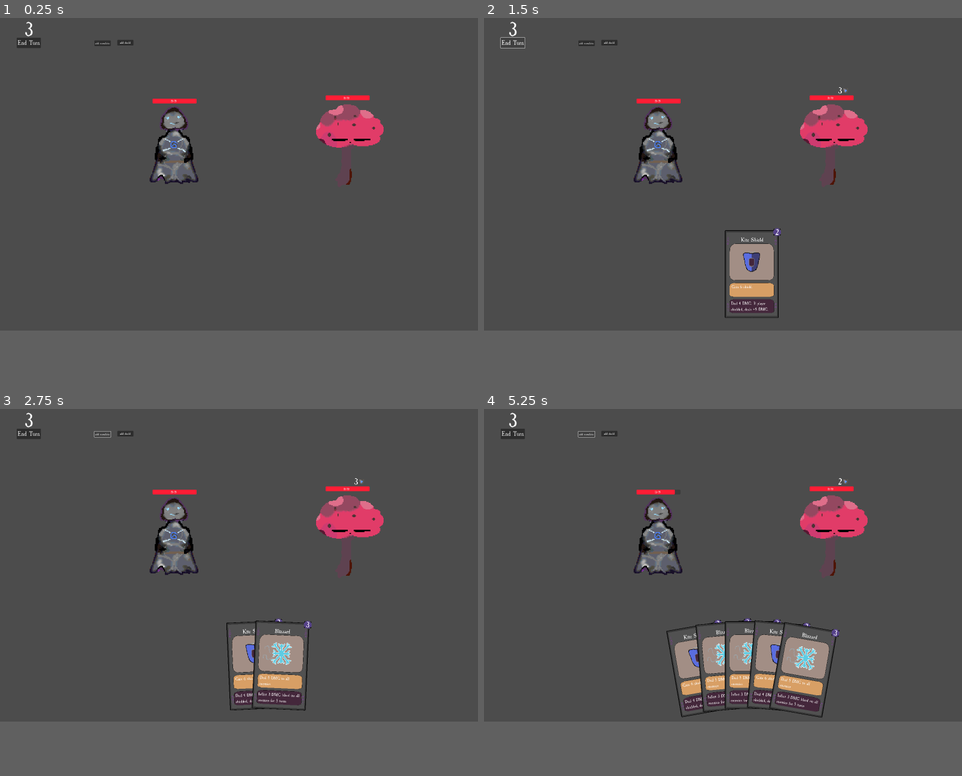
Above: before the commit, frames 1-4 (two rows, left to right).
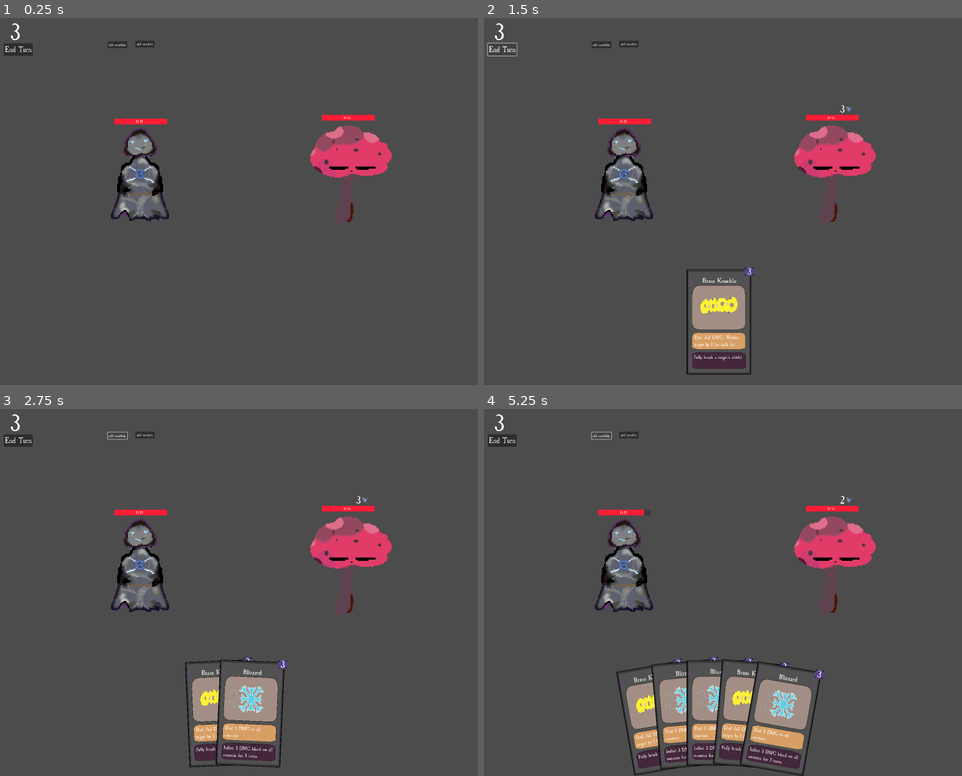
Above: after the commit, the same moments.

Repository: n0x1/Cardtrick
Game: Godot game, scene res://scenes/Main.tscn
The game is run twice, just before and just after one commit, with the same random seed, the same clock (stepped at 60 frames per second) and the same inputs.
Inputs:
- Up to frame 1 (0.25 s): no input
- Up to frame 2 (1.5 s): click "add shield" (after the commit: "add knuckles") at 0.5 s; click "End Turn" at 1.25 s
- Up to frame 3 (2.75 s): click "add snowflake" at 2 s
- Up to frame 4 (5.25 s): click "add snowflake" at 2.75 s; click "add shield" (after the commit: "add knuckles") at 3.5 s; click "End Turn" at 4.25 s; click "add snowflake" at 5 s
In our replay, the window is 800x533 before the commit and 800x624 after it. These sizes can differ from the game's own. Grey fills any space a smaller window leaves; there, only what the larger window draws over its background counts as a difference.

The runs differ from the first frame. In frame 1, 6.3% of the frame differs, in the area x 0-82%, y 0-56%; in frame 2, 10%; in frame 3, 12%; in frame 4, 17%, in the area x 0-82%, y 0-100%.

Commit message:
sounds and knuckles'

Diff:
--- a/project.godot
+++ b/project.godot
@@ -20,8 +20,8 @@
 
 [display]
 
-window/size/viewport_width=2400
-window/size/viewport_height=1600
+window/size/viewport_width=2000
+window/size/viewport_height=1560
 window/stretch/mode="viewport"
 
 [gui]
--- a/scenes/Main.tscn
+++ b/scenes/Main.tscn
@@ -18,15 +18,19 @@
 corner_radius_bottom_left = 4
 
 [node name="Main" type="Node2D" node_paths=PackedStringArray("player_character")]
+position = Vector2(-81, -3)
 script = ExtResource("1_wrmrq")
 player_character = NodePath("GameScreen/PlayerCharacter")
 
 [node name="GameController" type="Node2D" parent="."]
+position = Vector2(-207, 14)
 script = ExtResource("2_hmnxx")
 
 [node name="DeckHand" parent="." instance=ExtResource("1_vfrus")]
+position = Vector2(58, -17)
 
 [node name="GameScreen" type="Node2D" parent="."]
+position = Vector2(-207, 14)
 
 [node name="PlayerCharacter" type="Node2D" parent="GameScreen"]
 position = Vector2(693, 725)
@@ -46,6 +50,7 @@
 max_value = 15.0
 value = 15.0
 show_percentage = false
+metadata/_edit_use_anchors_ = true
 
 [node name="HealthText" type="Label" parent="GameScreen/PlayerCharacter/Healthbar"]
 layout_mode = 0
@@ -55,6 +60,7 @@
 offset_bottom = 23.0
 text = "15/15"
 horizontal_alignment = 1
+metadata/_edit_use_anchors_ = true
 
 [node name="Shield" type="Sprite2D" parent="GameScreen/PlayerCharacter"]
 visible = false
@@ -103,11 +109,14 @@
 justification_flags = 162
 
 [node name="TurnLabel" type="Label" parent="GameScreen/PlayerCharacter/Bleeding"]
-offset_left = -5.81818
-offset_top = -4.92304
-offset_right = 7.18182
-offset_bottom = 15.077
-horizontal_alignment = 1
+offset_left = -7.27272
+offset_top = -12.3077
+offset_right = 6.72728
+offset_bottom = 24.6923
+theme_override_font_sizes/font_size = 30
+horizontal_alignment = 1
+
+[node name="AudioPlayer" type="AudioStreamPlayer2D" parent="GameScreen/PlayerCharacter"]
 
 [node name="EnemyCharacter" type="Node2D" parent="GameScreen"]
 position = Vector2(1562, 709)
@@ -127,6 +136,7 @@
 max_value = 15.0
 value = 15.0
 show_percentage = false
+metadata/_edit_use_anchors_ = true
 
 [node name="HealthText" type="Label" parent="GameScreen/EnemyCharacter/Healthbar"]
 layout_mode = 0
@@ -136,6 +146,7 @@
 offset_bottom = 23.0
 text = "15/15"
 horizontal_alignment = 1
+metadata/_edit_use_anchors_ = true
 
 [node name="Shield" type="Sprite2D" parent="GameScreen/EnemyCharacter"]
 visible = false
@@ -185,9 +196,10 @@
 
 [node name="TurnLabel" type="Label" parent="GameScreen/EnemyCharacter/Bleeding"]
 offset_left = -5.81818
-offset_top = -4.92304
-offset_right = 7.18182
-offset_bottom = 15.077
+offset_top = -12.3077
+offset_right = 8.18182
+offset_bottom = 24.6923
+theme_override_font_sizes/font_size = 30
 horizontal_alignment = 1
 
 [node name="ManaAmount" type="Label" parent="."]
@@ -198,6 +210,7 @@
 theme_override_font_sizes/font_size = 100
 text = "10"
 horizontal_alignment = 1
+metadata/_edit_use_anchors_ = true
 
 [node name="Inflict1Button" type="Button" parent="."]
 visible = false
@@ -216,18 +229,18 @@
 text = "Inflict 3 damage"
 
 [node name="EndTurn" type="Button" parent="."]
-offset_left = 84.0
-offset_top = 129.0
-offset_right = 205.0
-offset_bottom = 181.0
+offset_left = 97.0
+offset_top = 134.0
+offset_right = 218.0
+offset_bottom = 186.0
 theme_override_font_sizes/font_size = 36
 text = "End Turn
 "
+metadata/_edit_use_anchors_ = true
 
 [node name="CanvasLayer" type="CanvasLayer" parent="."]
 
 [node name="GameOverOverlay" type="ColorRect" parent="CanvasLayer"]
-visible = false
 z_index = 4096
 anchors_preset = 15
 anchor_right = 1.0
@@ -238,10 +251,10 @@
 
 [node name="Label" type="Label" parent="CanvasLayer/GameOverOverlay"]
 layout_mode = 0
-offset_left = 1185.0
-offset_top = 570.0
-offset_right = 1375.0
-offset_bottom = 666.0
+offset_left = 916.0
+offset_top = 568.0
+offset_right = 1232.0
+offset_bottom = 664.0
 theme_override_font_sizes/font_size = 80
 text = "Game Over
 "
@@ -251,9 +264,9 @@
 anchors_preset = -1
 anchor_right = 0.208
 anchor_bottom = 0.226
-offset_left = 1239.0
+offset_left = 1017.0
 offset_top = 669.0
-offset_right = 904.52
+offset_right = 698.0
 offset_bottom = 406.4
 theme_override_font_sizes/font_size = 40
 text = "Restart"
@@ -270,10 +283,10 @@
 
 [node name="Label" type="Label" parent="CanvasLayer/VictoryOverlay"]
 layout_mode = 0
-offset_left = 1212.0
-offset_top = 571.0
-offset_right = 1402.0
-offset_bottom = 667.0
+offset_left = 982.0
+offset_top = 565.0
+offset_right = 1172.0
+offset_bottom = 661.0
 theme_override_font_sizes/font_size = 80
 text = "Victory
 "
@@ -283,10 +296,10 @@
 anchors_preset = -1
 anchor_right = 0.208
 anchor_bottom = 0.226
-offset_left = 1207.0
-offset_top = 669.0
-offset_right = 872.52
-offset_bottom = 406.4
+offset_left = 977.0
+offset_top = 663.0
+offset_right = 676.0
+offset_bottom = 400.4
 theme_override_font_sizes/font_size = 40
 text = "Advance"
 
--- /dev/null
+++ b/scenes/cards/brassknuckle.tscn
@@ -0,0 +1,27 @@
+[gd_scene load_steps=5 format=3 uid="uid://crydtqc4gvjxo"]
+
+[ext_resource type="Script" path="res://scripts/UsableCard.gd" id="1_vdcdn"]
+[ext_resource type="PackedScene" uid="uid://sho53lxaepy6" path="res://scenes/Card.tscn" id="2_k3bvk"]
+[ext_resource type="Texture2D" uid="uid://cxpxbaayw3uuf" path="res://sprites/CardImages/Brassknuckle.png" id="3_gxn2u"]
+[ext_resource type="Script" path="res://scripts/cards/KnuckleActions.gd" id="4_f7c7j"]
+
+[node name="Brassknuckle" type="Node2D" node_paths=PackedStringArray("action")]
+script = ExtResource("1_vdcdn")
+action = NodePath("KnuckleActions")
+
+[node name="Card" parent="." instance=ExtResource("2_k3bvk")]
+position = Vector2(5.74975, -209)
+CardName = "Brass Knuckle"
+PlayDescription = "Deal 3x2 DMG. Weaken target by 1 for each hit"
+ThrowDescription = "Fully break a target's shield"
+
+[node name="CardImage" type="Sprite2D" parent="."]
+position = Vector2(4.74975, -274)
+scale = Vector2(2.02734, 2.65625)
+texture = ExtResource("3_gxn2u")
+
+[node name="KnuckleActions" type="Node2D" parent="."]
+script = ExtResource("4_f7c7j")
+
+[connection signal="mouse_entered" from="Card" to="." method="_on_card_mouse_entered"]
+[connection signal="mouse_exited" from="Card" to="." method="_on_card_mouse_exited"]
--- a/scenes/deck_n_hand.tscn
+++ b/scenes/deck_n_hand.tscn
@@ -7,7 +7,7 @@
 script = ExtResource("1_tjav7")
 
 [node name="Hand" parent="." instance=ExtResource("2_2du0w")]
-position = Vector2(1339, 2805)
+position = Vector2(1000, 2805)
 
 [node name="Button" type="Button" parent="."]
 offset_left = 474.0
@@ -21,7 +21,7 @@
 offset_top = 140.0
 offset_right = 670.0
 offset_bottom = 168.0
-text = "add shield"
+text = "add knuckles"
 
 [connection signal="card_activated" from="Hand" to="." method="_on_hand_card_activated"]
 [connection signal="pressed" from="Button" to="." method="_on_button_pressed"]
--- a/scripts/Character.gd
+++ b/scripts/Character.gd
@@ -110,3 +110,14 @@
 func _process(delta):
 	update_healthbar()
 	update_shield_icon_values()
+
+
+func wait(seconds: float) -> void:
+	await get_tree().create_timer(seconds).timeout
+
+func play_sound(sound_file, pitch_scale):
+	print("played " + sound_file)
+	var audio_stream = ResourceLoader.load(sound_file)
+	$AudioPlayer.stream = audio_stream
+	$AudioPlayer.pitch_scale = pitch_scale
+	$AudioPlayer.play()
--- a/scripts/Main.gd
+++ b/scripts/Main.gd
@@ -83,6 +83,8 @@
 	if game_control.current_state == GameController.GameState.PLAYER_TURN:
 		game_control.transition(GameController.GameState.ENEMY_TURN)
 		$GameScreen/EnemyCharacter.start_turn()
+		get_node("DeckHand/Hand").unstage_cards()
+
 
 
 func _on_button_pressed(): # game over button
--- /dev/null
+++ b/scripts/cards/KnuckleActions.gd
@@ -0,0 +1,33 @@
+extends Node2D
+
+func activate(game_state: Dictionary):
+	#spend mana/cost
+	var caster = game_state.get("caster")
+	var targets = game_state.get("targets")
+	var action = game_state.get("action")
+
+	if caster.spend_mana(3) == true: # can also implement function to get cost but const is easier
+		if action == "play":
+			play(caster, targets)
+		elif action == "throw":
+			throw(caster, targets)
+		elif action == "rip": # rip combines both effects
+			throw(caster, targets) # shield breaks first
+			play(caster, targets)
+
+		else:
+			print("INVALID action passed (??)!!!")
+			return(null)
+
+
+func play(caster, targets):
+	for n in 3:
+		targets[0].take_damage(2)
+		targets[0].change_attack(-1)
+		caster.play_sound("res://sounds/punch.mp3", 1)
+		await caster.wait(0.3)
+
+func throw(caster, targets):
+	caster.play_sound("res://sounds/punch.mp3", 0.5) # playing anyways is funny
+	if targets[0].shield > 0:
+		targets[0].shield = 0
--- a/scripts/cards/SnowflakeActions.gd
+++ b/scripts/cards/SnowflakeActions.gd
@@ -7,7 +7,7 @@
 	var action = game_state.get("action")
 
 	if caster.spend_mana(3) == true:
-
+		caster.play_sound("res://sounds/blizzard.mp3", 1)
 		if action == "play":
 			play(targets)
 		elif action == "throw":
@@ -20,11 +20,15 @@
 			return(null)
 
 
+
 func play(targets):
 	for target in targets:
 		target.take_damage(5)
 
 func throw(targets):
 	for target in targets:
-		target.bleeding = true
-		target.bleed(3, 5)
+		if target.bleeding != true:
+			target.bleeding = true
+			target.bleed(3, 5)
+		else:
+			target.saved_turns += 5 # just extend otherwise.
--- a/scripts/deck_n_hand.gd
+++ b/scripts/deck_n_hand.gd
@@ -5,6 +5,7 @@
 @onready var claymore_card_scene: PackedScene = preload("res://scenes/cards/claymore.tscn")
 @onready var shield_card_scene: PackedScene = preload("res://scenes/cards/shield.tscn")
 @onready var blizzard_card_scene: PackedScene = preload("res://scenes/cards/blizzard.tscn")
+@onready var brassknuckle_card_scene: PackedScene = preload("res://scenes/cards/brassknuckle.tscn")
 
 @onready var hand = $Hand
 # Called when the node enters the scene tree for the first time.
@@ -23,8 +24,8 @@
 
 
 func _on_button_2_pressed():
-	var shield_card = shield_card_scene.instantiate()
-	hand.add_card(shield_card)
+	var d = brassknuckle_card_scene.instantiate()
+	hand.add_card(d)
 
 
 func _on_hand_card_activated(staged_index, card, card_cost, action): # bring up to Main node
Not shown, added: sounds/armorup.mp3.import
Not shown, added: sounds/bash.mp3.import
Not shown, added: sounds/blizzard.mp3.import
Not shown, added: sounds/punch.mp3.import
Not shown, changed: README.md
Not shown, added: sounds/armorup.mp3
Not shown, added: sounds/bash.mp3
Not shown, added: sounds/blizzard.mp3
Not shown, added: sounds/punch.mp3
